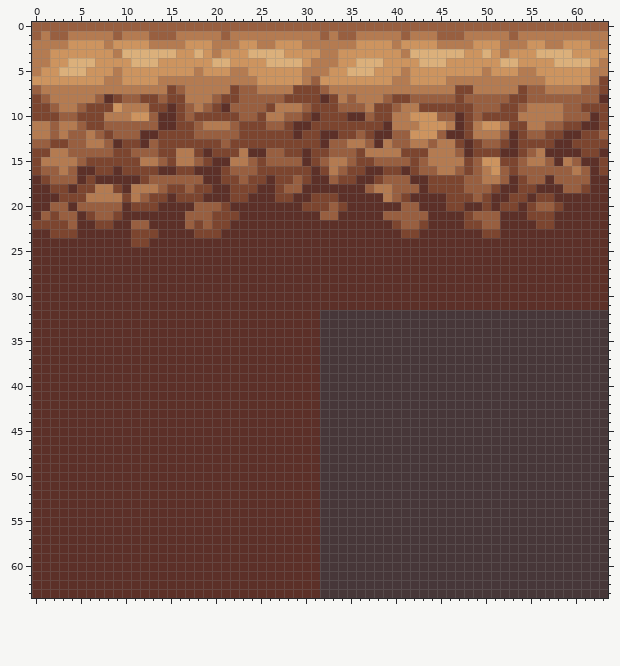
One commit to this pixel-art sprite: scenes/map-source/terrain-normal.png. The picture above was drawn from the file before the commit.
The file is 64x64 pixels.
After:
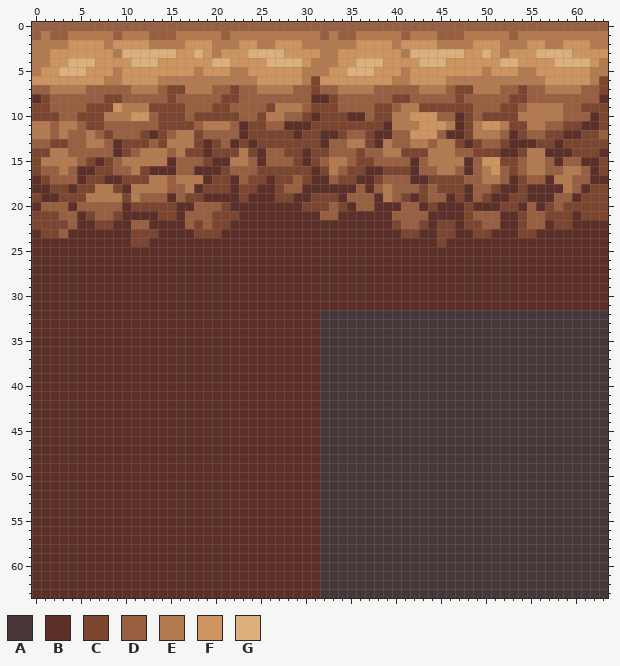
Palette (. is transparent): A #473739  B #5c3028  C #7c452f  D #985f40  E #b47b51  F #cd945f  G #dbb07b
Message: dev: Change tileset textures
Diff:
y 6: x 31 D -> C
y 7: x 1 E -> D; x 6..10 EEEEE -> DDDDD; x 14 E -> D; x 16 D -> C; x 20..21 EE -> DD; x 29..30 CC -> DD; x 33 E -> D; x 38..42 EEEEE -> DDDDD; x 46 E -> D; x 52..53 EE -> DD
y 8: x 0..6 CDEEEEE -> BCDDDDD; x 8 B -> C; x 12..13 CC -> DD; x 16..19 CEEE -> DDDD; x 28..31 CCCC -> DDDB; x 34 E -> D; x 36..38 EEE -> DDD
y 9: x 3..4 EE -> DD; x 15 B -> C; x 18 E -> D; x 21 B -> C; x 37 E -> D
y 10: x 14..15 BB -> CC
y 11: x 14..15 BB -> CC; x 23 C -> B; x 28 C -> B
y 12: x 12 B -> C; x 15..18 CCCD -> DEEC; x 23 C -> B; x 35 C -> D
y 13: x 12 B -> C; x 15..17 CCC -> EEE; x 19 C -> B; x 22 C -> B; x 24 C -> B; x 37 D -> C; x 54..55 CC -> BB; x 59 B -> C
y 14: x 9 C -> B; x 12..15 DDCC -> EEED; x 17 E -> C; x 24 B -> C; x 37..38 EE -> DD; x 48 B -> D; x 55 D -> E; x 60 B -> C
y 15: x 7 C -> B; x 9..11 CCC -> DEE; x 14..17 DCEE -> EBDD; x 25 C -> B; x 29 D -> C; x 42 C -> B; x 48 C -> B; x 59 E -> D
y 16: x 9..11 BCC -> DDE; x 13 C -> B; x 16..17 CC -> DD; x 41..42 BC -> CB; x 48 C -> B; x 55..56 DD -> EE; x 59 D -> E
y 17: x 7 B -> C; x 10..11 BB -> CC; x 13..14 DD -> EE; x 16..18 DDD -> EEE; x 20 B -> C; x 22 C -> B; x 58..59 DD -> EE
y 18: x 14..18 DCCDC -> EDDEB; x 20..22 BBC -> CCB; x 36..38 BDE -> DBD; x 43..44 BC -> CD; x 48 D -> B; x 55 C -> B; x 59 D -> E; x 61..63 CBB -> BCC
y 19: x 0 B -> C; x 13..14 CC -> DD; x 16 C -> D; x 22 C -> B; x 35..37 BBB -> DDD; x 43..46 BBBC -> CDDB; x 48 C -> B; x 56..59 CCBB -> BBDD; x 61..63 BBB -> CCC
y 20: x 1 B -> D; x 14..15 BB -> CC; x 36..37 BB -> DD; x 44 B -> C; x 46..48 CCB -> BBC; x 50 C -> B; x 55..63 CDDCBBBBB -> DBCDCCCCC
y 21: x 0..1 BD -> CC; x 14..15 BB -> CC; x 39 D -> B; x 54..56 BCC -> CDD; x 58..59 BB -> CC; x 61..63 BBB -> CCC
y 22: x 45..46 BB -> CC; x 54..59 BBCCBB -> CDDBCC
y 23: x 1 B -> C; x 3..4 CC -> DB; x 45..46 BB -> CC; x 49 B -> C; x 51 C -> B; x 54..55 BB -> CC
y 24: x 45 B -> C
